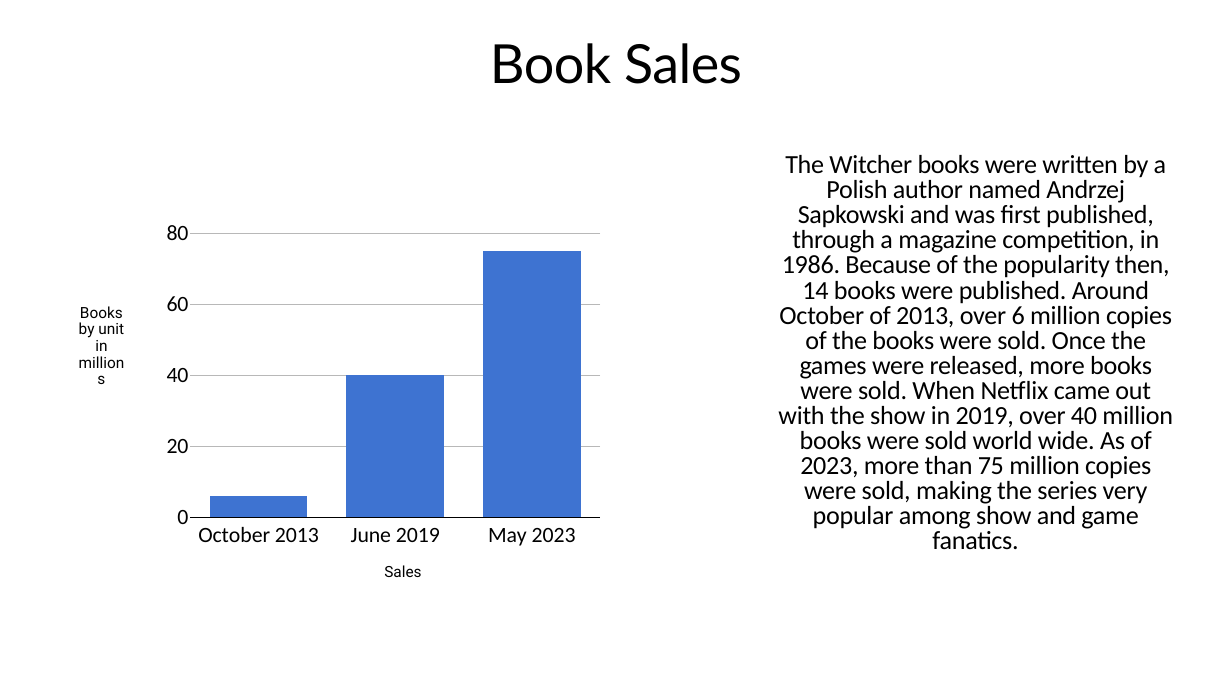
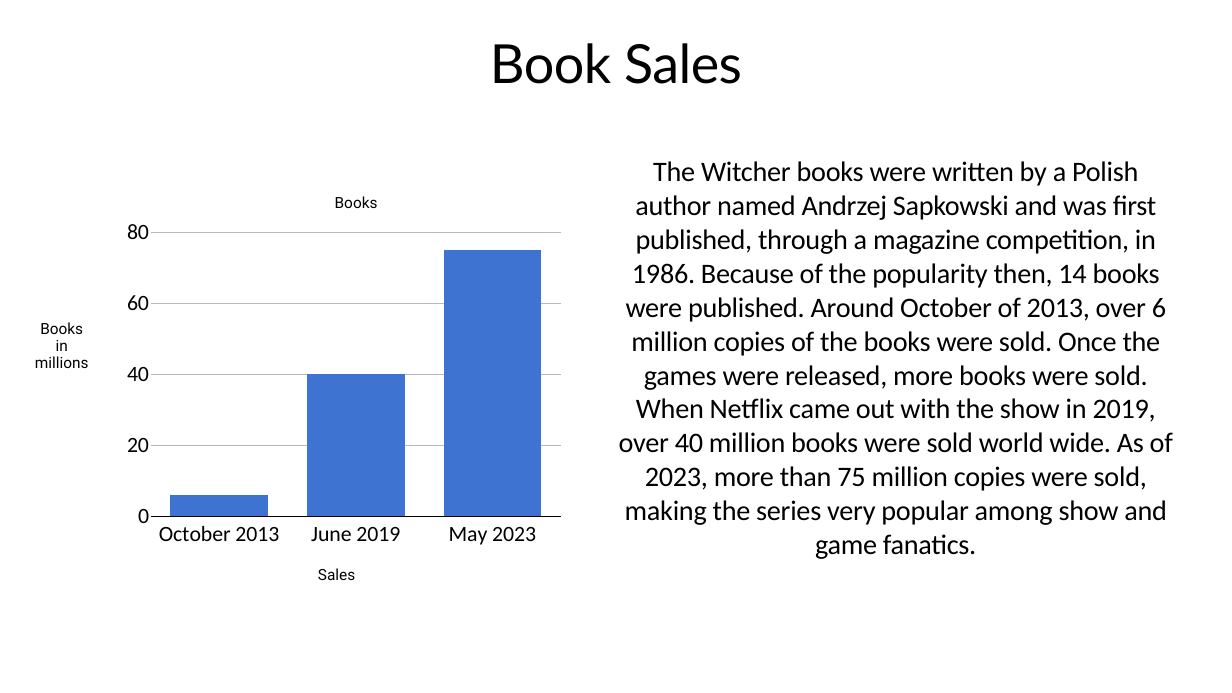
Before and after one commit to Jake-guerrero/The-Witcher, a slide deck: slide 4 of The witcher.pptx. Drawn at 1232x693 pixels with LibreOffice and Linux fonts; fonts in the diff are those of the drawing. Boxes give left, top, right and bottom in pixels: in the first picture for what was removed or moved away, otherwise in the second. Text is boxed around its words. In the diff, an @@ line names an element or a change of style, - is before the commit and + after.

```diff
--- a/The witcher.pptx
+++ b/The witcher.pptx
@@ text "The Witcher books were written ...": place and size @@
-text "The Witcher books were written ..." at bbox=[778, 155, 1173, 549]
+text "The Witcher books were written ..." at bbox=[619, 161, 1173, 559]
@@ text "The Witcher books were written ..." at bbox=[619, 161, 1173, 559]: size 40.7 to 44 pt; line spacing 0.8 to 1 @@
@@ column chart: place and size @@
-column chart at bbox=[144, 205, 602, 563]
+column chart at bbox=[104, 204, 563, 562]
@@ text added at bbox=[335, 196, 378, 208], 24 pt, text #000000 @@
+Books
@@ text at bbox=[35, 322, 89, 368]: text changed @@
-Books by unit in millions
+Books in millions
@@ text "Sales": place and size @@
-text "Sales" at bbox=[384, 565, 421, 577]
+text "Sales" at bbox=[318, 568, 355, 580]
```
Also in this commit, not shown: 2 other slides changed.
